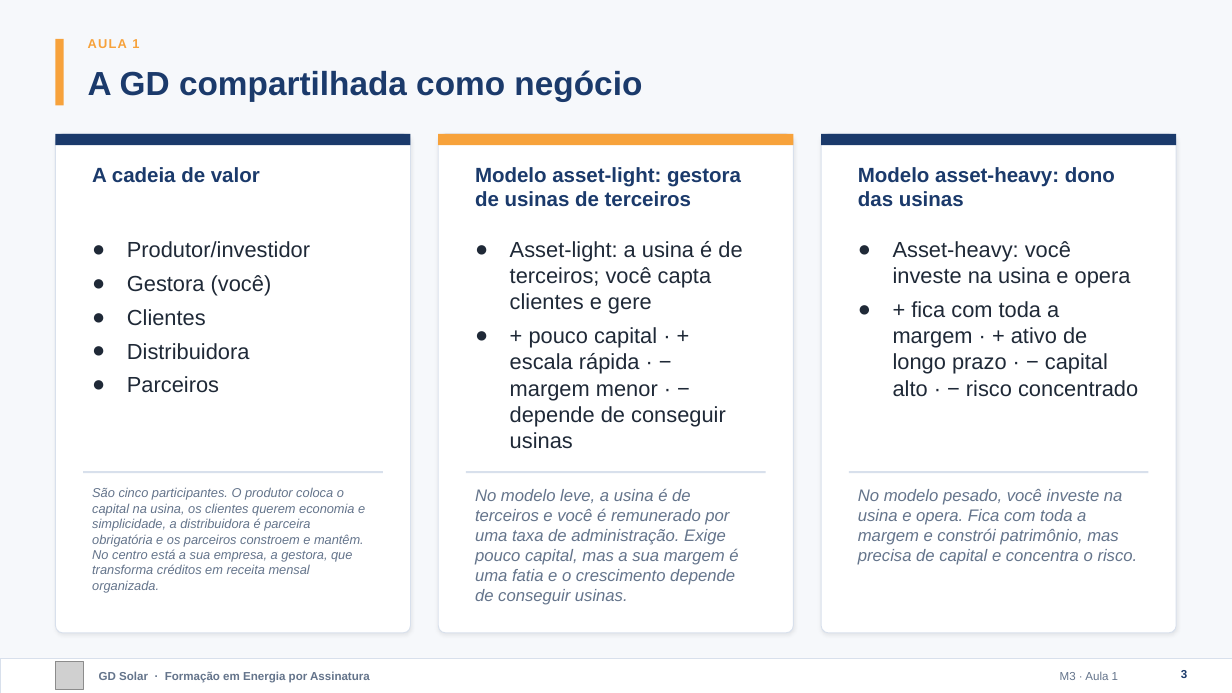
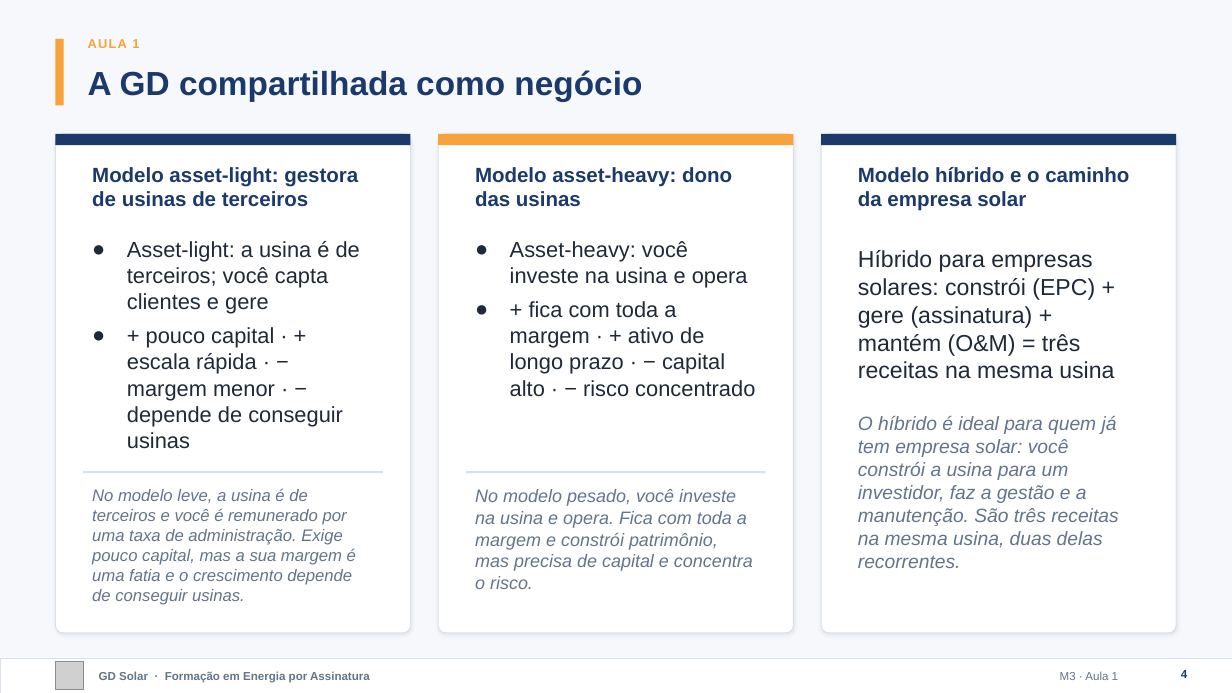
Before and after one commit to marcelo-braga-dev/casaverde, a slide deck: slide 4 of docs/curso/slides/m03-modelos-de-negocio.pptx (slide 3 before the commit). Drawn at 1232x693 pixels with LibreOffice and Linux fonts; fonts in the diff are those of the drawing; grey boxes stand for pictures. Boxes give left, top, right and bottom in pixels: in the first picture for what was removed or moved away, otherwise in the second. Text is boxed around its words. In the diff, an @@ line names an element or a change of style, - is before the commit and + after.

```diff
--- a/docs/curso/slides/m03-modelos-de-negocio.pptx
+++ b/docs/curso/slides/m03-modelos-de-negocio.pptx
@@ text at <box>92,167,358,207</box>: text changed @@
-A cadeia de valor
+Modelo asset-light: gestora de usinas de terceiros
@@ text at <box>475,167,732,207</box>: text changed @@
-Modelo asset-light: gestora de usinas de terceiros
+Modelo asset-heavy: dono das usinas
@@ text at <box>858,167,1129,211</box>: text changed @@
-Modelo asset-heavy: dono das usinas
+Modelo híbrido e o caminho da empresa solar
@@ text at <box>127,241,360,449</box>: text changed @@
-● Produtor/investidor
-● Gestora (você)
-● Clientes
-● Distribuidora
-● Parceiros
+● Asset-light: a usina é de terceiros; você capta clientes e gere
+● + pouco capital · + escala rápida · − margem menor · − depende de conseguir usinas
@@ text at <box>510,241,755,397</box>: text changed @@
-● Asset-light: a usina é de terceiros; você capta clientes e gere
-● + pouco capital · + escala rápida · − margem menor · − depende de conseguir usinas
+● Asset-heavy: você investe na usina e opera
+● + fica com toda a margem · + ativo de longo prazo · − capital alto · − risco concentrado
@@ text added at <box>858,250,1114,379</box>, 18 pt, text #1F2937 @@
+Híbrido para empresas solares: constrói (EPC) + gere (assinatura) + mantém (O&M) = três receitas na mesma usina
@@ text at <box>858,416,1118,568</box>: text changed; size 17 to 15 pt; text colour #1F2937 to #64748B; italic on @@
-● Asset-heavy: você investe na usina e opera
-● + fica com toda a margem · + ativo de longo prazo · − capital alto · − risco concentrado
+O híbrido é ideal para quem já tem empresa solar: você constrói a usina para um investidor, faz a gestão e a manutenção. São três receitas na mesma usina, duas delas recorrentes.
@@ rectangle removed at <box>849,471,1149,473</box> @@
@@ text at <box>92,488,356,605</box>: text changed; size 10 to 13 pt @@
-São cinco participantes. O produtor coloca o capital na usina, os clientes querem economia e simplicidade, a distribuidora é parceira obrigatória e os parceiros constroem e mantêm. No centro está a sua empresa, a gestora, que transforma créditos em receita mensal organizada.
+No modelo leve, a usina é de terceiros e você é remunerado por uma taxa de administração. Exige pouco capital, mas a sua margem é uma fatia e o crescimento depende de conseguir usinas.
@@ text at <box>475,489,753,589</box>: text changed; size 13 to 14 pt @@
-No modelo leve, a usina é de terceiros e você é remunerado por uma taxa de administração. Exige pouco capital, mas a sua margem é uma fatia e o crescimento depende de conseguir usinas.
+No modelo pesado, você investe na usina e opera. Fica com toda a margem e constrói patrimônio, mas precisa de capital e concentra o risco.
@@ text removed at <box>858,489,1138,565</box> @@
-No modelo pesado, você investe na usina e opera. Fica com toda a margem e constrói patrimônio, mas precisa de capital e concentra o risco.
@@ page number at <box>1181,670,1187,678</box>: text changed @@
-3
+4
```
Also in this commit, not shown: 14 other slides changed, 3 slides added, 16 other files.
